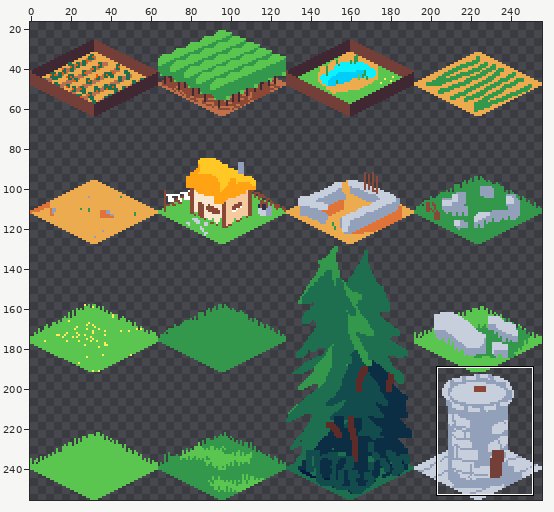
Edited in one commit: sprite sheet (Assets/Tiles/test.png). The picture above shows the old version from afar; the outline marks the close-up.
Close-up. The starting point:
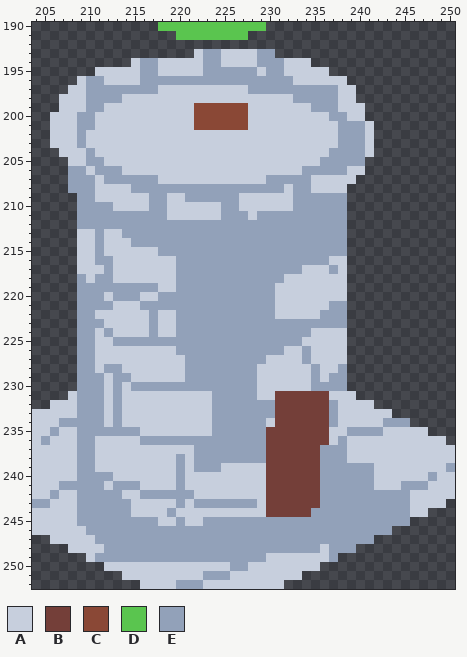
The file is 256x256 pixels. Shown: x 204..250, y 190..252. The wide view leaves out empty margins. The commit also changed other parts of the picture, which this record leaves out.
Palette (. is transparent): A #c7cfdd  B #743f39  C #8a4836  D #5ac54f  E #92a1b9
Pixels before (only the part around the change), first column x 204:
190 ..............DDDDDDDDDDDD.....................
191 ................DDDDDDDD.......................
192 ...............................................
193 ..................AEEAAAAEE....................
194 ...........AEEAAAAAEEAAAAEEEAAA................
195 .......AAAAAEEAAAAAEEEEEEAEEAAAAA..............
196 .....AEEAAAAEEEEEEEEEEEEEEEEEAAAAAA............
197 ....AAEEEEEEEEAAAAAAAAAAEEEEEEEEEEAA...........
198 ...AAAEEEEAAAAAAAAAAAAAAAAAAAEEEEEAA...........
199 ...AAAEEAAAAAAAAAACCCCCCAAAAAAAEEEAAA..........
200 ..AAAEEAAAAAAAAAAACCCCCCAAAAAAAAAEEAA..........
201 ..AAAEEAAAAAAAAAAACCCCCCAAAAAAAAAAEEEA.........
202 ..AAAEAAAAAAAAAAAAAAAAAAAAAAAAAAAAEEEA.........
203 ..AAAEAAAAAAAAAAAAAAAAAAAAAAAAAAAAEEEA.........
204 ...AAAEAAAAAAAAAAAAAAAAAAAAAAAAAAEEEEA.........
205 ....AAEEAAAAAAAAAAAAAAAAAAAAAAAAEEEEE..........
206 ....EEAEEEAAAAAAAAAAAAAAAAAAAAEEEEEAA..........
207 ....EEEAEEEEEEAAAAAAAAAAAAEEEEEAAAAA...........
208 ....EEEAAAAEEEEEEEEEEEEEEEEEAEEAAAA............
209 .....EEAAAAAAEEAAEEEEEEAAAAAAEEEEEE............
210 .....EEEEAAAAEEAAAAAAEEAAAAAAEEEEEE............
211 .....EEEEEEEEEEAAAAAAEEEAEEEEEEEEEE............
212 .....EEEEEEEEEEEEEEEEEEEEEEEEEEEEEE............
213 .....AAEAAEEEEEEEEEEEEEEEEEEEEEEEEE............
214 .....AAEAAAEEEEEEEEEEEEEEEEEEEEEEEE............
215 .....AAEAAAAAAEEEEEEEEEEEEEEEEEEEEE............
216 .....AAEEAAAAAAAEEEEEEEEEEEEEEEEEAA............
217 .....AAAEAAAAAAAEEEEEEEEEEEEEEAAAEA............
218 .....EAEEAAAAAAAEEEEEEEEEEEEAAAAAAA............
219 .....EEEEEEEEEAAEEEEEEEEEEEAAAAAAAA............
220 .....EEEAEEEAAEEEEEEEEEEEEEAAAAAAAA............
221 .....EEEEAAAEEEEEEEEEEEEEEEAAAAAAEE............
222 .....EEAAAAAAEAAEEEEEEEEEEEAAAAAEEE............
223 .....EEEAAAAAEAAEEEEEEEEEEEEEEEEEEE............
224 .....EEAEAAAAEAAEEEEEEEEEEEEEEEAAAA............
225 .....EEAAEEEEEEEEEEEEEEEEEEEEEAAAAA............
226 .....EEAAAAAAAAAEEEEEEEEEEEEAAEAAAA............
227 .....EEAAAAAAAAAAEEEEEEEEEAAAAEAAAA............
228 .....EEAEEAAAAAAAEEEEEEEEAAAAAAEAAE............
229 .....EEEAEEAAAAAAEEEEEEEEAAAAAAEAEE............
230 .....EEEAEAEEEEEEEEEEEEEEAAAAAAEEEE............
231 ....AEEEAEAAAAAAAAAAEEEEEAABBBBBBAAA...........
232 ..AAAEEEAEAAAAAAAAAAEEEEEEEBBBBBBEAAAA.........
233 AAAAAEEEAEAAAAAAAAAAEEEEEEEBBBBBBEAAAAAA.......
234 AAAEEEEEAEAAAAAAAAAAEEEEEEABBBBBBEAAAAAEEE.....
235 AAEAAEEEEEEEAAAAAAAAEEEEEEBBBBBBBAAEEEEAAAAA...
236 AEAAAEEAAAAAEEEEEEEEEEEEEEBBBBBBBAEAAAAAAAAAAA.
237 AAAAAEEAAAAAAAAAAAEEEEEEEEBBBBBBEEEAAAAAAAAAAAA
238 AAAAAEEAAAAAAAAAEAEEEEEEEEBBBBBBEEEAAAAAAAAAAAA
239 AAAAAEEAAAAAAAAAEAEEEAAAAABBBBBBEEEEEEAAAAAAAAE
240 AAAAAEEEEAAAAAAAEAAAAAAAAABBBBBBEEEEEEAAAAAAEAA
241 AAAEEEEEAEEEAAAAEAAAAAAAAABBBBBBEEEEEEAAAEEEAAA
242 AAEAAEEEEEAAEEEEEEAAAAAAAABBBBBBEEEEEEEEEEAAAAA
243 EEAAAEEEEEEAAAAAEAEEEEEEEABBBBBBEEEEEEEEEEAAAA.
244 AAAAAEEEEEEAAAAEAAAAAAAAAABBBBBEEEEEEEEEEEAA...
245 AAAAAEEEEEEEEEAAEAAEEEEEEEEEEEEEEEEEEEEEEE.....
246 AAAAAAEEEEEEEEEEEEEEEEEEEEEEEEEEEEEEEEEE.......
247 ..AAAAAEEEEEEEEEEEEEEEEEEEEEEEEEEEEEEE.........
248 ....AAAAEEEEEEEEEEEEEEEEEEEEEEEEAEEE...........
249 ......AEEEEEEEEEEEEEEEEEEEAAAAAAAE.............
250 ........AAAAAAAAAAAAAAEEAAAAAAAA...............
251 ..........AAAAAAAAAEEEAAAAAAAA.................
252 ............AAAAEEEAAAAAAAAA...................
New version:
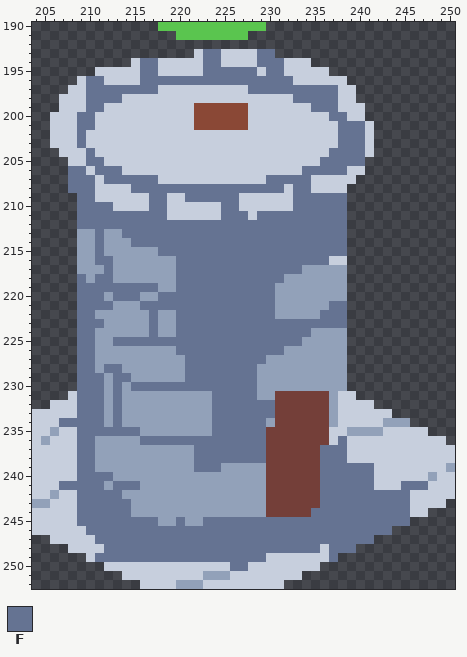
Colours new in this view: F #657392
Changes in this commit:
Changed rows in their new state; - is an unchanged pixel.
first column x 207:
193 ----------------FF----FF-----------------
194 ---------FF-----FF----FFF----------------
195 ---------FF-----FFFFFF-FF----------------
196 ---FF----FFFFFFFFFFFFFFFFF---------------
197 ---FFFFFFFF----------FFFFFFFFFF----------
198 ---FFFF-------------------FFFFF----------
199 ---FF-----------------------FFF----------
200 --FF--------------------------FF---------
201 --FF---------------------------FFF-------
202 --F----------------------------FFF-------
203 --F----------------------------FFF-------
204 ---F--------------------------FFFF-------
205 ---FF------------------------FFFFF-------
206 -FF-FFF--------------------FFFFF---------
207 -FFF-FFFFFF------------FFFFF-------------
208 -FFF----FFFFFFFFFFFFFFFFF-FF-------------
209 --FF------FF--FFFFFF------FFFFFF---------
210 --FFFF----FF------FF------FFFFFF---------
211 --FFFFFFFFFF------FFF-FFFFFFFFFF---------
212 --FFFFFFFFFFFFFFFFFFFFFFFFFFFFFF---------
213 --EEFEEFFFFFFFFFFFFFFFFFFFFFFFFF---------
214 --EEFEEEFFFFFFFFFFFFFFFFFFFFFFFF---------
215 --EEFEEEEEEFFFFFFFFFFFFFFFFFFFFF---------
216 --EEFFEEEEEEEFFFFFFFFFFFFFFFFF-----------
217 --EEEFEEEEEEEFFFFFFFFFFFFFFEEE-E---------
218 --FEFFEEEEEEEFFFFFFFFFFFFEEEEEEE---------
219 --FFFFFFFFFEEFFFFFFFFFFFEEEEEEEE---------
220 --FFFEFFFEEFFFFFFFFFFFFFEEEEEEEE---------
221 --FFFFEEEFFFFFFFFFFFFFFFEEEEEEFF---------
222 --FFEEEEEEFEEFFFFFFFFFFFEEEEEFFF---------
223 --FFFEEEEEFEEFFFFFFFFFFFFFFFFFFF---------
224 --FFE-EEEEFEEFFFFFFFFFFFFFFFEEEE---------
225 --FFEEFFFFFFFFFFFFFFFFFFFFFEEEEE---------
226 --FFEEEEEEEEEFFFFFFFFFFFFEE-EEEE---------
227 --FFEEEEEEEEEEFFFFFFFFFEEEE-EEEE---------
228 --FFEFFEEEEEEEFFFFFFFFEEEEEE-EE----------
229 --FFFEFFEEEEEEFFFFFFFFEEEEEE-E-----------
230 --FFFEFEFFFFFFFFFFFFFFEEEEEE-------------
231 --FFFEFEEEEEEEEEEFFFFFEE------E----------
232 --FFFEFEEEEEEEEEEFFFFFFF-----------------
233 --FFFEFEEEEEEEEEEFFFFFFF-----------------
234 FFFFFEFEEEEEEEEEEFFFFFFE-----------------
235 --FFFFFFFEEEEEEEEFFFFFF------------------
236 --FFEEEEEFFFFFFFFFFFFFF--------F---------
237 --FFEEEEEEEEEEEFFFFFFFF------FFF---------
238 --FFEEEEEEEEE-EFFFFFFFF------FFF---------
239 --FFEEEEEEEEE-EFFFEEEEE------FFFFFF------
240 --FFFFEEEEEEE-EEEEEEEEE------FFFFFF------
241 FFFFFEFFFEEEE-EEEEEEEEE------FFFFFF---FFF
242 --FFFFFEE------EEEEEEEE------FFFFFFFFFF--
243 --FFFFFFEEEEE-E-------E------FFFFFFFFFF--
244 --FFFFFFEEEE-EEEEEEEEEE-----FFFFFFFFFFF--
245 --FFFFFFFFFEEFEEFFFFFFFFFFFFFFFFFFFFFFF--
246 ---FFFFFFFFFFFFFFFFFFFFFFFFFFFFFFFFFF----
247 ----FFFFFFFFFFFFFFFFFFFFFFFFFFFFFFF------
248 -----FFFFFFFFFFFFFFFFFFFFFFFF-FFF--------
249 ----FFFFFFFFFFFFFFFFFFF-------F----------
250 -------------------FF--------------------
